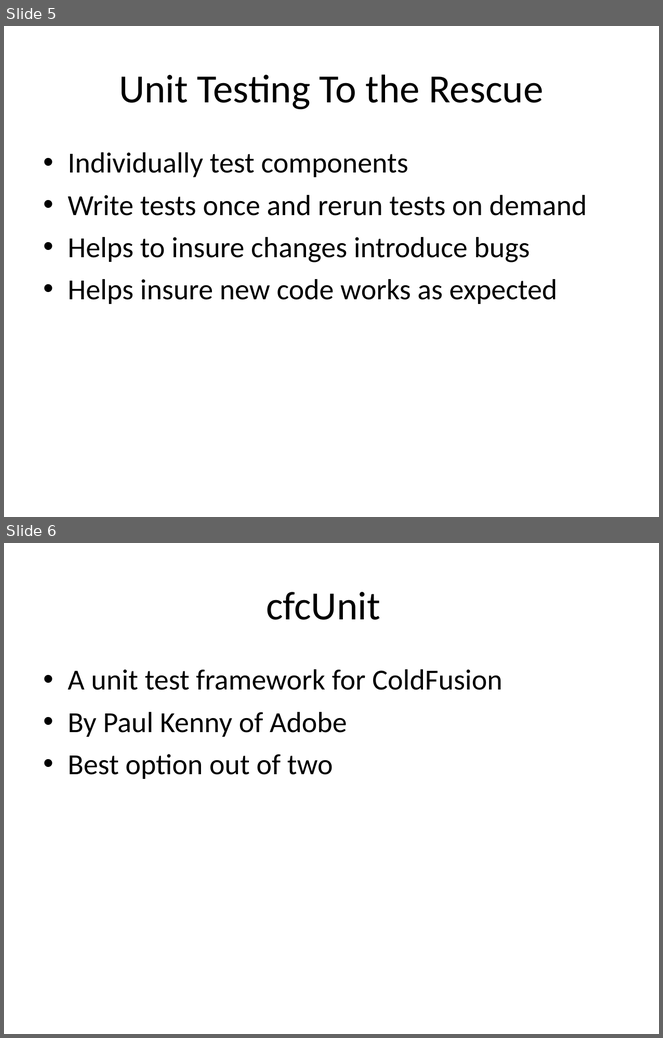
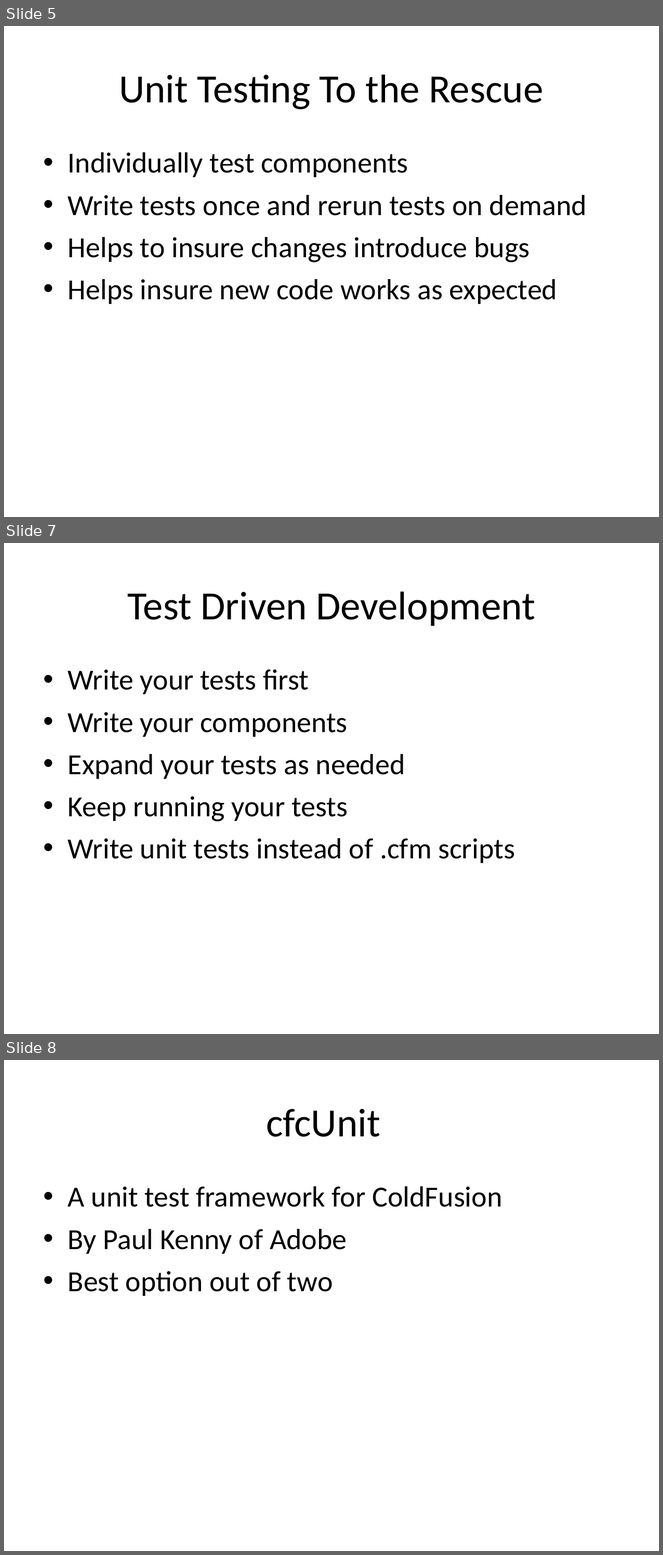
Before and after one commit to dhughes/OldPresentations, a slide deck: Trunk/Model-Glue 3 Day For Teratech/documents/CFCUnit Crash Course.ppt. Shown one above the other, each under a label of ours: slides 5 and 6 before the commit, slides 5, 7 and 8 after it; the slides between them are not shown. The pictures are 663x1038 and 663x1555 pixels, drawn with LibreOffice and Linux fonts; fonts in the diff are those of the drawing; background and template pictures are left out. Boxes give left, top, right and bottom in pixels: in the first picture for what was removed or moved away, otherwise in the second. Text is boxed around its words. In the diff, an @@ line names an element or a change of style, - is before the commit and + after.

```diff
--- a/Trunk/Model-Glue 3 Day For Teratech/documents/CFCUnit Crash Course.ppt
+++ b/Trunk/Model-Glue 3 Day For Teratech/documents/CFCUnit Crash Course.ppt
@@ slide 7 added at box(4, 543, 659, 1034), background picture (left out) @@
@@ title added at box(127, 591, 535, 626), 44 pt, text #000000 @@
+Test Driven Development
@@ text added at box(68, 669, 515, 863), 32 pt, text #000000 @@
+• Write your tests first
+• Write your components
+• Expand your tests as needed
+• Keep running your tests
+• Write unit tests instead of .cfm scripts
@@ what was slide 6 is now slide 8 @@
```
Also in this commit, not shown: 2 slides changed, 11 other slides added, 2 slides removed, 6 other files.
